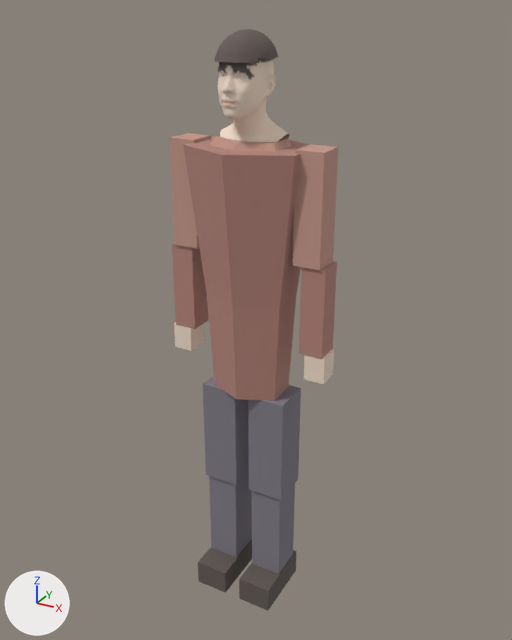
What one commit did to the glTF model godot/assets/3d/characters/heroes/john_frank_gnm.glb.
Camera for both pictures: a camera (50 mm lens) standing at (1.086, -1.942, 0.377) and looking at (-0.001, 0.035, -0.611). The axes (+X, +Y, +Z) are drawn at lower left. The lights are the same throughout. The picture after the commit comes second. Vertices at exactly the same position are counted once.

Names of what the first picture shows: 'john_frank_portrait'.
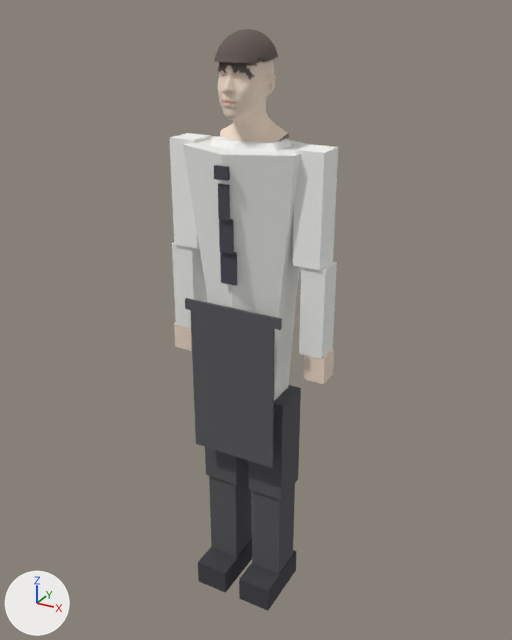
Location of each change, [x1, y1, x2, y2] in pixels of the pictures (512 x 640 px):
part 1 of me_john_frank_portrait, added: after [214, 165, 230, 181]
part 2 of me_john_frank_portrait, added: after [218, 183, 230, 221]
part 3 of me_john_frank_portrait, added: after [219, 219, 234, 254]
part 4 of me_john_frank_portrait, added: after [220, 252, 237, 286]
part 5 of me_john_frank_portrait, added: after [185, 298, 282, 330]
part 6 of me_john_frank_portrait, added: after [190, 308, 275, 468]
part 7 of me_john_frank_portrait, recoloured: [169, 133, 338, 611] in both

The change in detail:
me_john_frank_portrait is used by ob_john_frank_portrait; location (0.0, 0.0, 0.0).
me_john_frank_portrait had 6501 vertices, 12870 faces and spanned x -0.29..0.29, y -0.17..0.17, z -1.7..0.32.
me_john_frank_portrait now has 6549 vertices, 12942 faces and spans x -0.29..0.29, y -0.18..0.17, z -1.7..0.32.
me_john_frank_portrait part 1: a new loose piece, a box spanning x -0.023..0.023, y -0.181..-0.169, z -0.082..-0.043, in mat_vertexcolor.
me_john_frank_portrait part 2: a new loose piece, a box spanning x -0.0178..0.0178, y -0.1691..-0.1611, z -0.2047..-0.0979, in mat_vertexcolor.
me_john_frank_portrait part 3: a new loose piece, a box spanning x -0.0231..0.0231, y -0.1583..-0.1503, z -0.3115..-0.2047, in mat_vertexcolor.
me_john_frank_portrait part 4: a new loose piece, a box spanning x -0.0276..0.0276, y -0.1475..-0.1395, z -0.4183..-0.3115, in mat_vertexcolor.
me_john_frank_portrait part 5: a new loose piece, a box spanning x -0.178..0.178, y -0.1347..-0.1247, z -0.5429..-0.5073, in mat_vertexcolor.
me_john_frank_portrait part 6: a new loose piece, a box spanning x -0.1558..0.1558, y -0.1364..-0.1284, z -1.068..-0.534, in mat_vertexcolor.
me_john_frank_portrait part 7: 176 kept faces spanning x -0.28..0.28, y -0.17..0.17, z -1.7..0.01 get new vertex colours.
